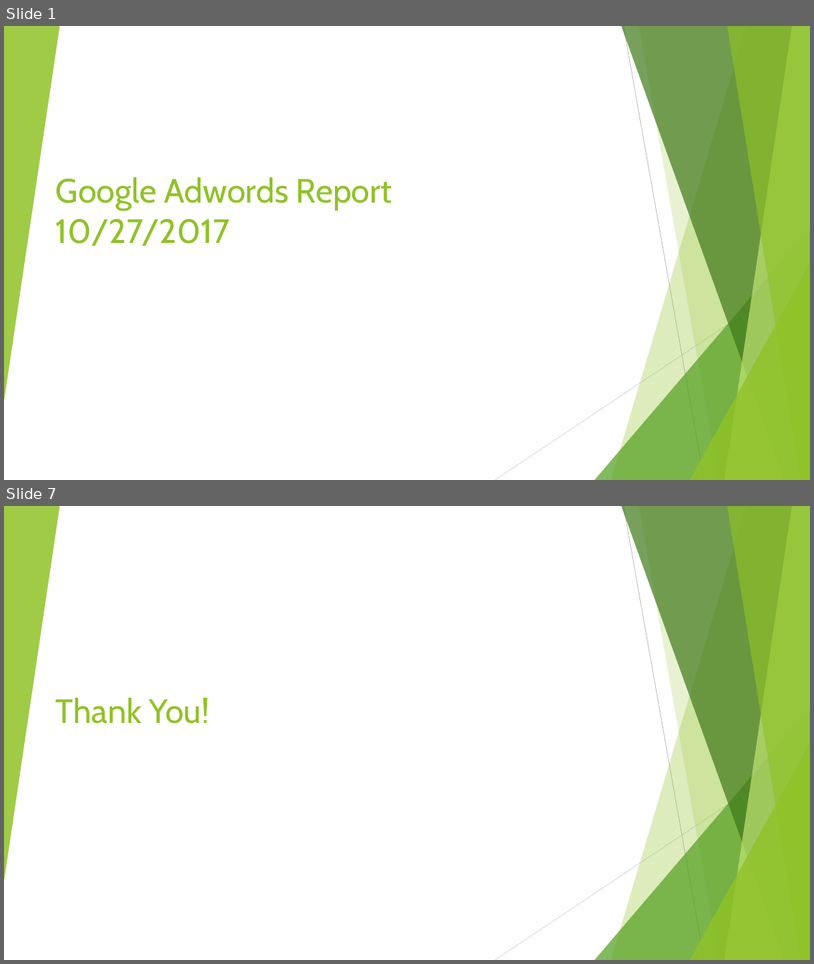
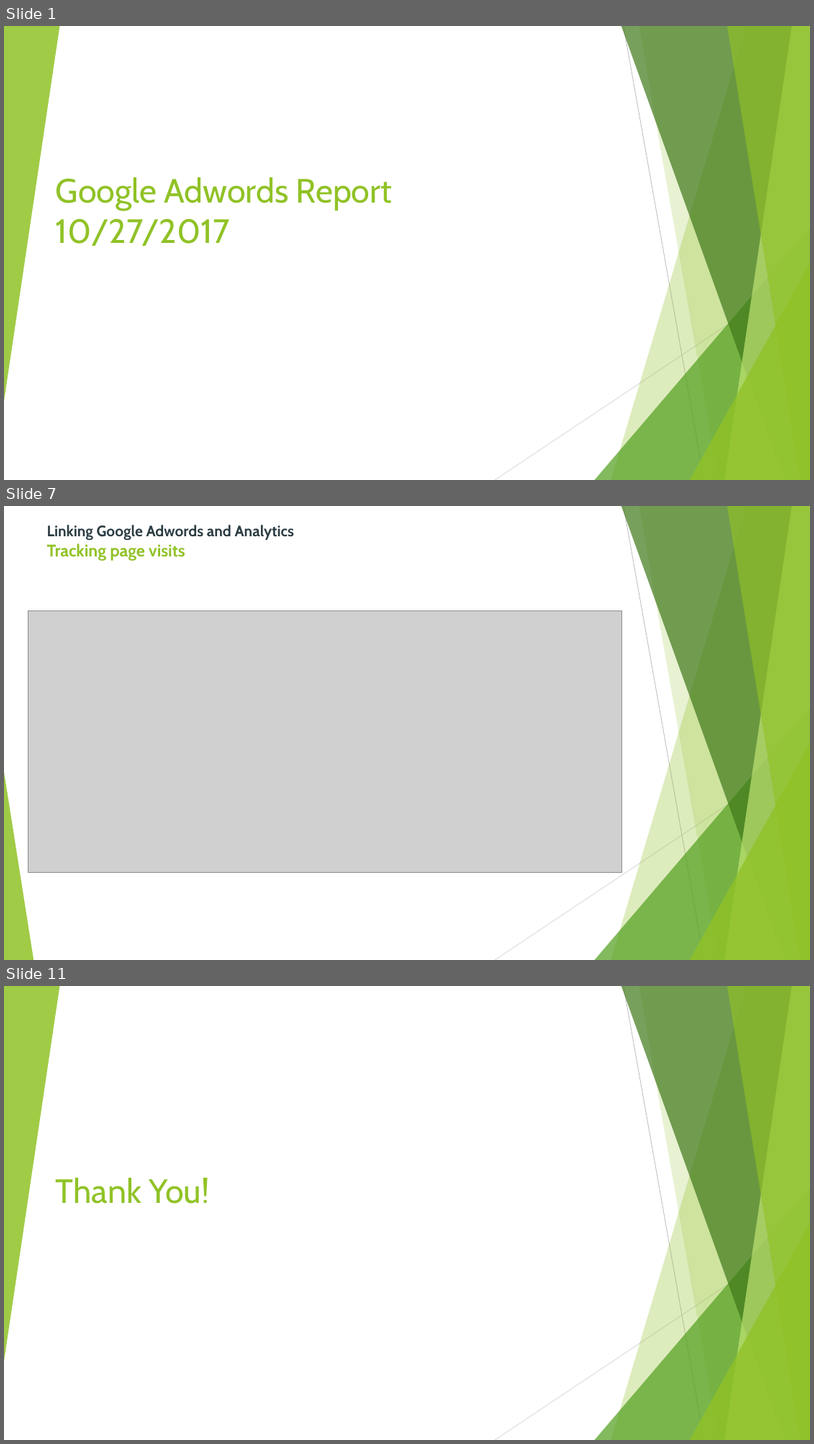
Before and after one commit to Felix9431/SEM, a slide deck: GoogleAdwords_Reports/10-27-2017_Adwords-Reeport.pptx. Shown one above the other, each under a label of ours: slides 1 and 7 before the commit, slides 1, 7 and 11 after it; the slides between them are not shown. The pictures are 814x964 and 814x1444 pixels, drawn with LibreOffice and Linux fonts; fonts in the diff are those of the drawing; grey boxes stand for pictures. Boxes give left, top, right and bottom in pixels: in the first picture for what was removed or moved away, otherwise in the second. Text is boxed around its words. In the diff, an @@ line names an element or a change of style, - is before the commit and + after.

```diff
--- a/GoogleAdwords_Reports/10-27-2017_Adwords-Reeport.pptx
+++ b/GoogleAdwords_Reports/10-27-2017_Adwords-Reeport.pptx
@@ slide 7 added at [4,506,810,960], background #FFFFFF; not listed: 9 template elements that a slide beside it also shows @@
@@ title added at [47,525,294,561], 18 pt, text #2C3C43, bold @@
+  Linking Google Adwords and Analytics
+  Tracking page visits
@@ picture added at [28,610,622,872] @@
@@ triangle added at [4,772,34,960], fill #90C226 at 85% opacity @@
@@ what was slide 7 is now slide 11 @@
```
Also in this commit, not shown: 4 slides changed, 4 other slides added, 1 slide removed.
